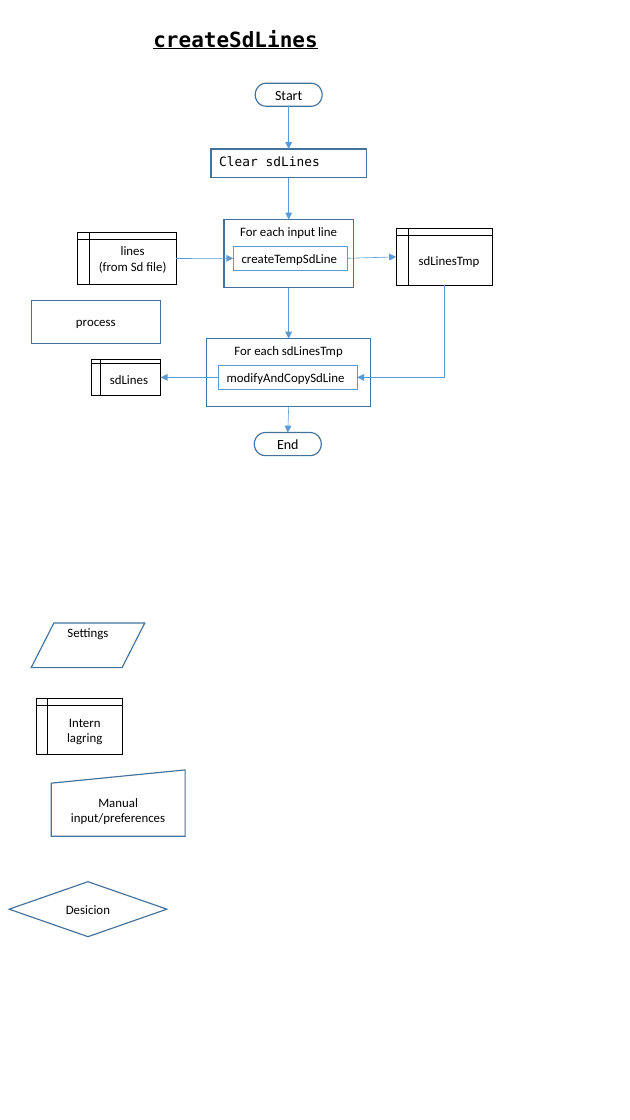
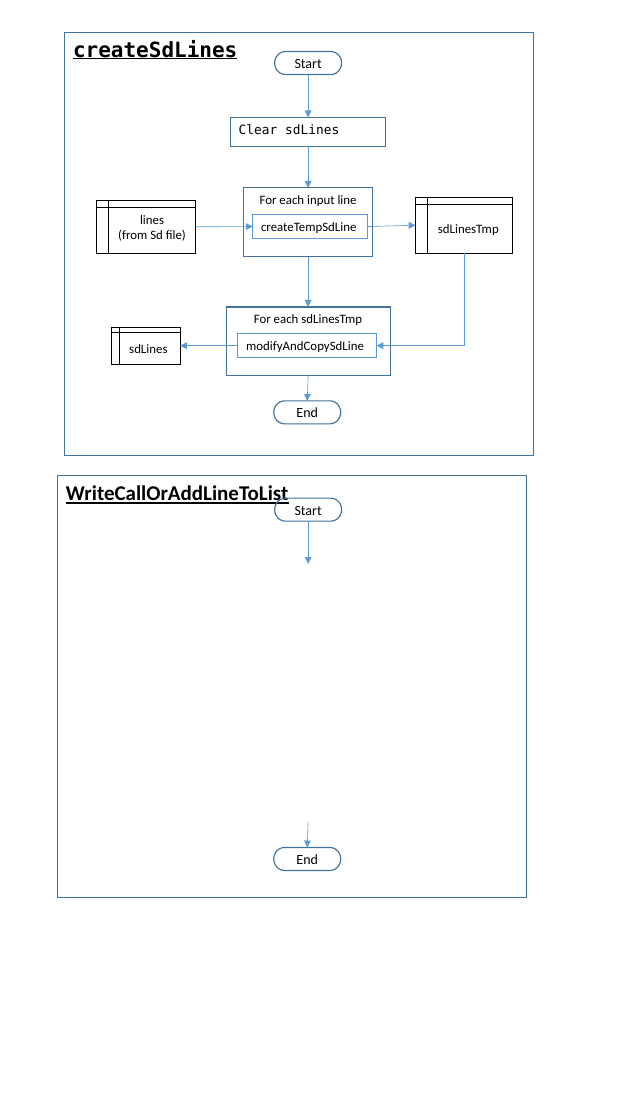
Before and after one commit to trygveb/SdGraphics, a slide deck: slide 2 of Presentation1.pptx. Drawn at 630x1120 pixels with LibreOffice and Linux fonts; fonts in the diff are those of the drawing. Boxes give left, top, right and bottom in pixels: in the first picture for what was removed or moved away, otherwise in the second. Text is boxed around its words. In the diff, an @@ line names an element or a change of style, - is before the commit and + after.

```diff
--- a/Presentation1.pptx
+++ b/Presentation1.pptx
@@ rectangle "createSdLines": place and size @@
-rectangle "createSdLines" at [153,30,317,49]
+rectangle "createSdLines" at [65,33,533,455]
@@ rectangle "createSdLines" at [65,33,533,455]: outline none to #43739E 0.75 pt @@
@@ rectangle removed at [31,300,160,343] @@
-process
@@ 7 arrows, 5 rectangles, 3 flow chart internal storages, 2 pill shapes, 1 elbow arrow: place and size @@
-7 arrows, 5 rectangles, 3 flow chart internal storages, 2 pill shapes, 1 elbow arrow at [77,83,493,455]
+7 arrows, 5 rectangles, 3 flow chart internal storages, 2 pill shapes, 1 elbow arrow at [97,51,512,423]
@@ rectangle added at [58,475,527,898], outline #43739E 0.75 pt, 18 pt, text #000000, bold, underline @@
+WriteCallOrAddLineToList
@@ pill shape added at [275,498,342,521], outline #43739E 1 pt, 12 pt, text #000000 @@
+Start
@@ arrow added from (308, 521) to (308, 564), #5B9BD5 0.5 pt @@
@@ flow chart input output removed at [31,623,144,668] @@
-Settings
@@ flow chart internal storage removed at [37,698,123,754] @@
-Intern lagring
@@ flow chart manual input removed at [51,770,185,837] @@
-Manual input/preferences
@@ arrow added from (308, 822) to (307, 848), #5B9BD5 0.5 pt @@
@@ pill shape added at [274,848,341,870], outline #43739E 1 pt, 12 pt, text #000000 @@
+End
@@ diamond removed at [9,882,167,937] @@
-Desicion
```
Also in this commit, not shown: 1 other slide changed, 15 other files.
